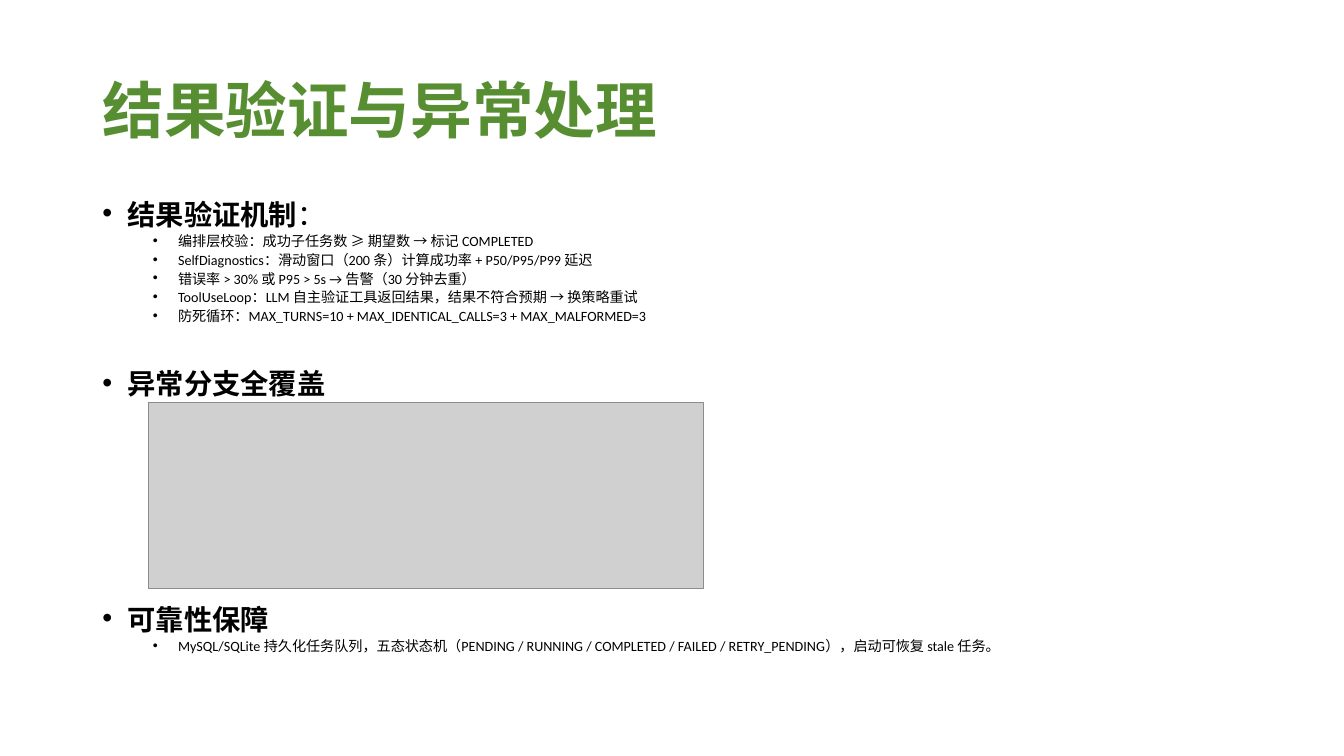
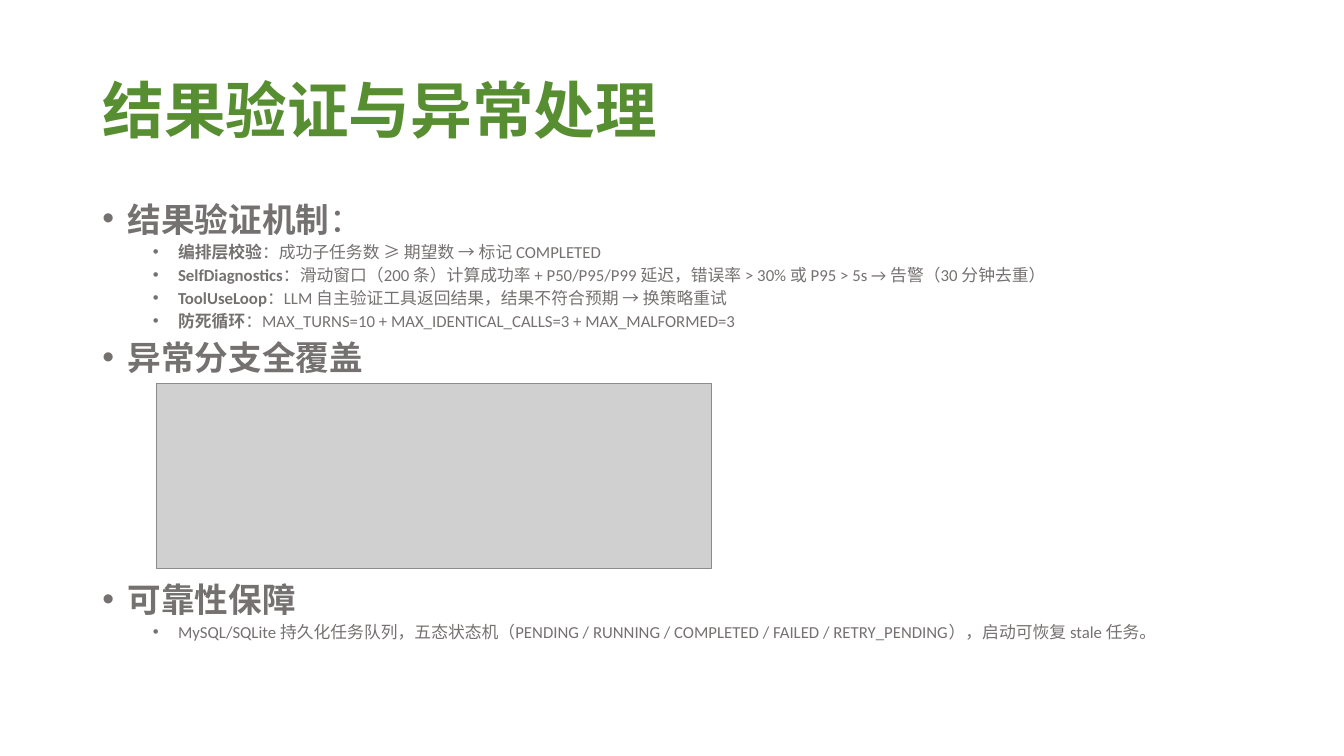
Before and after one commit to nonomal/DocSys, a slide deck: slide 9 of GOAI_MxsDoc_AI_方案PPT.pptx. Drawn at 1344x756 pixels with LibreOffice and Linux fonts; fonts in the diff are those of the drawing; grey boxes stand for pictures. Boxes give left, top, right and bottom in pixels: in the first picture for what was removed or moved away, otherwise in the second. Text is boxed around its words. In the diff, an @@ line names an element or a change of style, - is before the commit and + after.

```diff
--- a/GOAI_MxsDoc_AI_方案PPT.pptx
+++ b/GOAI_MxsDoc_AI_方案PPT.pptx
@@ text at box(128, 203, 1156, 641): size 20.1 to 24.1 pt in "结果验证机制：", "异常分支全覆盖", "可靠性保障"; text colour #000000 to #767171 in "结果验证机制：", "编排层校验：成功子任务数 ≥ 期望数 → 标记 COMPLETED", "ToolUseLoop：LLM 自主验证工具返回结果，结果不符合预期 → 换策略重试", "防死循环：MAX_TURNS=10 + MAX_IDENTICAL_CALLS=3 + MAX_MALFORMED=3" and 3 more places; size 10.1 to 12 pt in "编排层校验：成功子任务数 ≥ 期望数 → 标记 COMPLETED", "ToolUseLoop：LLM 自主验证工具返回结果，结果不符合预期 → 换策略重试", "防死循环：MAX_TURNS=10 + MAX_IDENTICAL_CALLS=3 + MAX_MALFORMED=3", "MySQL/SQLite 持久化任务队列，五态状态机（PENDING / RUNNING / COMPLETED / ..."; bold on in "编排层校验：成功子任务数", "ToolUseLoop：LLM", "防死循环：MAX_TURNS=10"; line spacing 0.7 to 0.8 @@
@@ text at box(178, 267, 1045, 284): text changed; size 10.1 to 12 pt; text colour #000000 to #767171 @@
-  • SelfDiagnostics：滑动窗口（200 条）计算成功率 + P50/P95/P99 延迟
-  • 错误率 > 30% 或 P95 > 5s → 告警（30 分钟去重）
+  • SelfDiagnostics：滑动窗口（200 条）计算成功率 + P50/P95/P99 延迟，错误率 > 30% 或 P95 > 5s → 告警（30 分钟去重）
@@ picture: place and size @@
-picture at box(148, 403, 704, 589)
+picture at box(156, 383, 712, 569)
```
Also in this commit, not shown: 12 other slides changed.
